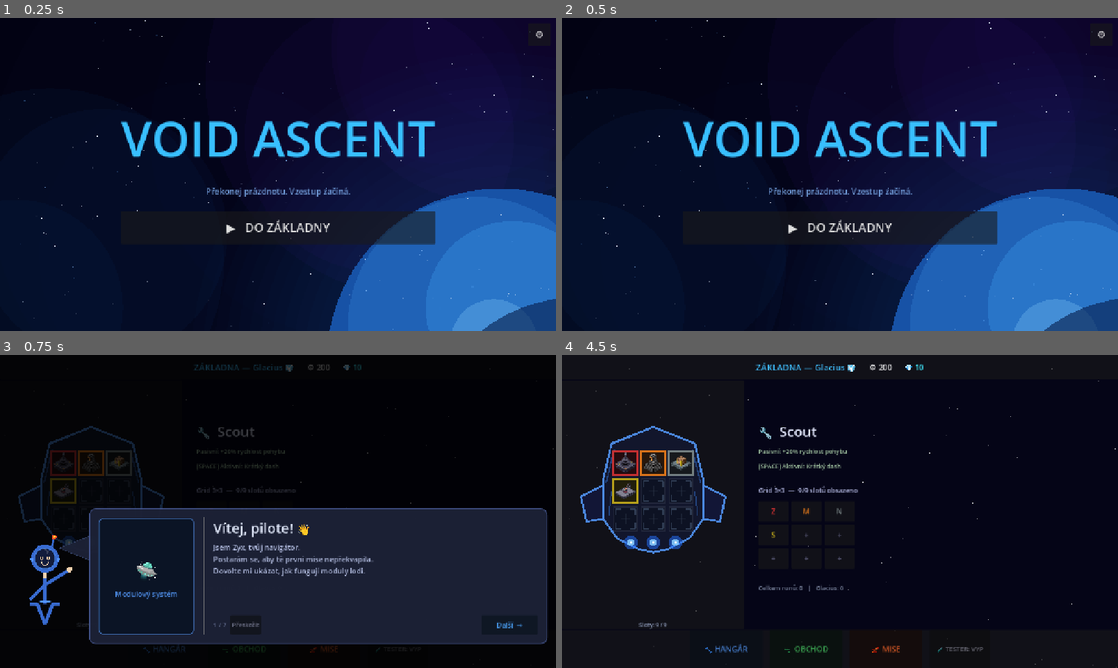
Above: before the commit, frames 1-4 (two rows, left to right).
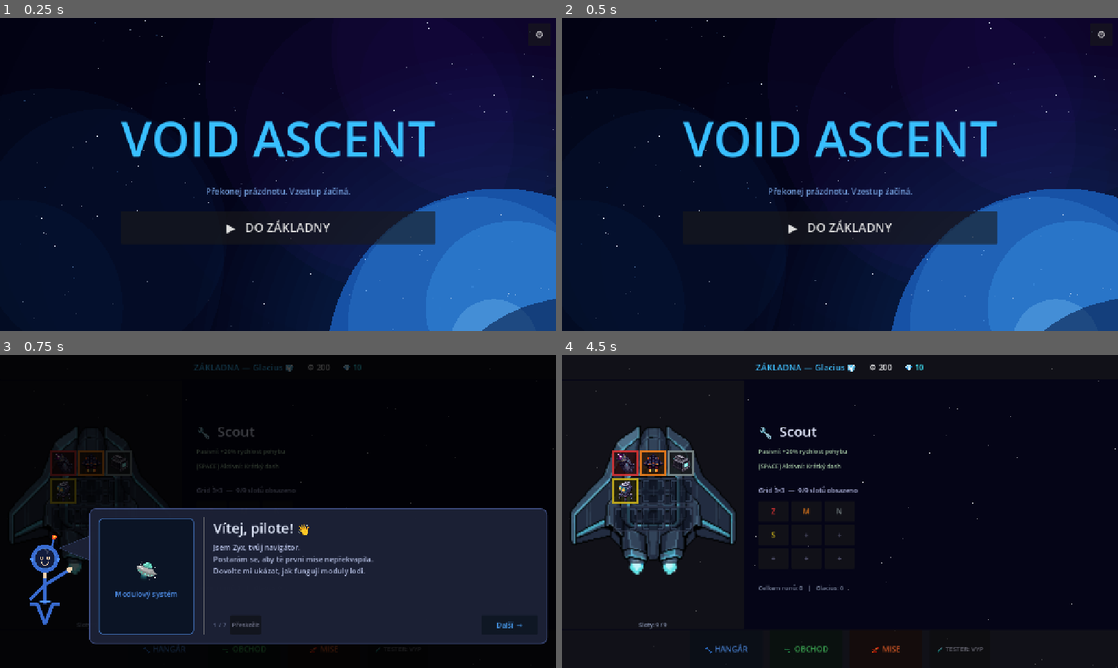
Above: after the commit, the same moments.

Repository: goldy714/Voidascend
Game: Godot game, scene res://scenes/main_menu.tscn
Two runs of this game, one before a commit and one after it. Both use one fixed random seed, a clock stepped at 60 frames per second and the inputs below.
Inputs:
- Up to frame 1 (0.25 s): no input
- Up to frame 2 (0.5 s): no input
- Up to frame 3 (0.75 s): click "▶ DO ZÁKLADNY" at 0.5 s
- Up to frame 4 (4.5 s): click "🔧 HANGÁR" at 1.25 s; click "🛒 OBCHOD" at 2 s; click "🚀 MISE" at 2.75 s; click "🧪 TESTER: VYP" at 3.5 s; click "Přeskočit" at 4.25 s

Frames 1-2 are identical in both runs. In frame 3, 0.9% of the frame differs, in the area x 1-30%, y 22-71%; in frame 4, 4.3%, in the area x 1-32%, y 22-71%.

Commit message:
Replace ship and module assets

Diff:
--- a/scripts/ship_draw.gd
+++ b/scripts/ship_draw.gd
@@ -5,8 +5,10 @@
 const SLOT_HALF: float = 8.5
 const MODULE_ART_SIZE: float = 16.0
 const MODULE_ART_DIR: String = "res://assets/modules"
+const SHIP_ART_DIR: String = "res://assets/ships"
 
 static var _module_art_cache: Dictionary = {}
+static var _ship_art_cache: Dictionary = {}
 
 # ── Public API ────────────────────────────────────────────────────────────────
 
@@ -65,7 +67,17 @@
 		"destroyer": _draw_hull_destroyer(canvas)
 		_:           _draw_hull_scout(canvas)
 
+static func _draw_ship_art(canvas: CanvasItem, ship_id: String) -> bool:
+	var texture: Texture2D = _get_ship_art(ship_id)
+	if texture == null:
+		return false
+	var texture_size: Vector2 = texture.get_size()
+	canvas.draw_texture_rect(texture, Rect2(texture_size * -0.5, texture_size), false)
+	return true
+
 static func _draw_hull_scout(canvas: CanvasItem) -> void:
+	if _draw_ship_art(canvas, "scout"):
+		return
 	var fill   := Color(0.07, 0.09, 0.18, 0.93)
 	var line   := Color(0.30, 0.55, 0.90, 0.95)
 	var accent := Color(0.18, 0.38, 0.70, 0.60)
@@ -213,21 +225,80 @@
 
 # ── Module art textures ───────────────────────────────────────────────────────
 
-static func _get_module_art(module_id: String) -> Texture2D:
-	if _module_art_cache.has(module_id):
-		return _module_art_cache[module_id] as Texture2D
-
-	var path: String = "%s/%s.png" % [MODULE_ART_DIR, module_id]
+static func _get_ship_art(ship_id: String) -> Texture2D:
+	var path: String = "%s/ship_%s.png" % [SHIP_ART_DIR, ship_id]
+	if _ship_art_cache.has(path):
+		return _ship_art_cache[path] as Texture2D
+
 	var texture: Texture2D = null
 	if ResourceLoader.exists(path, "Texture2D"):
 		texture = load(path) as Texture2D
-	_module_art_cache[module_id] = texture
+	_ship_art_cache[path] = texture
 	return texture
 
-static func _draw_module_art(canvas: CanvasItem, pos: Vector2, texture: Texture2D) -> void:
+static func _get_module_art(module_id: String) -> Texture2D:
+	return _get_module_art_at_path("%s/%s.png" % [MODULE_ART_DIR, module_id])
+
+static func _get_module_layer_art(module_id: String, layer: String) -> Texture2D:
+	return _get_module_art_at_path("%s/%s_%s.png" % [MODULE_ART_DIR, module_id, layer])
+
+static func _get_module_art_at_path(path: String) -> Texture2D:
+	if _module_art_cache.has(path):
+		return _module_art_cache[path] as Texture2D
+
+	var texture: Texture2D = null
+	if ResourceLoader.exists(path, "Texture2D"):
+		texture = load(path) as Texture2D
+	_module_art_cache[path] = texture
+	return texture
+
+static func _draw_module_art(canvas: CanvasItem, pos: Vector2,
+		texture: Texture2D, rotation: float = 0.0) -> void:
 	var half: float = MODULE_ART_SIZE * 0.5
-	var rect := Rect2(pos - Vector2(half, half), Vector2(MODULE_ART_SIZE, MODULE_ART_SIZE))
-	canvas.draw_texture_rect(texture, rect, false)
+	if is_zero_approx(rotation):
+		var rect := Rect2(pos - Vector2(half, half), Vector2(MODULE_ART_SIZE, MODULE_ART_SIZE))
+		canvas.draw_texture_rect(texture, rect, false)
+		return
+
+	var points := PackedVector2Array([
+		Vector2(-half, -half),
+		Vector2(half, -half),
+		Vector2(half, half),
+		Vector2(-half, half),
+	])
+	var transform := Transform2D(rotation, Vector2.ZERO)
+	for i: int in points.size():
+		points[i] = transform * points[i] + pos
+
+	var uvs := PackedVector2Array([
+		Vector2(0.0, 0.0),
+		Vector2(1.0, 0.0),
+		Vector2(1.0, 1.0),
+		Vector2(0.0, 1.0),
+	])
+	canvas.draw_polygon(points, PackedColorArray([
+		Color.WHITE,
+		Color.WHITE,
+		Color.WHITE,
+		Color.WHITE,
+	]), uvs, texture)
+
+static func _draw_layered_module_art(canvas: CanvasItem, pos: Vector2,
+		module_id: String, aim: Vector2) -> bool:
+	var base_texture: Texture2D = _get_module_layer_art(module_id, "base")
+	var top_texture: Texture2D = _get_module_layer_art(module_id, "top")
+	if base_texture == null and top_texture == null:
+		return false
+	if base_texture != null:
+		_draw_module_art(canvas, pos, base_texture)
+	if top_texture != null:
+		_draw_module_art(canvas, pos, top_texture, _module_top_rotation(aim))
+	return true
+
+static func _module_top_rotation(aim: Vector2) -> float:
+	if aim.length_squared() <= 0.0001:
+		return 0.0
+	return aim.normalized().angle() - Vector2.UP.angle()
 
 # ── Module dispatcher ─────────────────────────────────────────────────────────
 
@@ -236,6 +307,9 @@
 	var texture: Texture2D = _get_module_art(module_id)
 	if texture != null:
 		_draw_module_art(canvas, pos, texture)
+		return
+
+	if _draw_layered_module_art(canvas, pos, module_id, aim):
 		return
 
 	match module_id:
--- a/scripts/ship_hangar_view.gd
+++ b/scripts/ship_hangar_view.gd
@@ -9,7 +9,7 @@
 const MIN_SCALE: float = 2.8
 const FIT_MARGIN: Vector2 = Vector2(84.0, 120.0)
 const HULL_BOUNDS := {
-	"scout": Rect2(Vector2(-58.0, -64.0), Vector2(116.0, 124.0)),
+	"scout": Rect2(Vector2(-64.0, -64.0), Vector2(128.0, 128.0)),
 	"destroyer": Rect2(Vector2(-58.0, -66.0), Vector2(116.0, 130.0)),
 }
 
Binary file changed: assets/modules/advanced_engine.png
Binary file changed: assets/modules/basic_collector.png
Binary file changed: assets/modules/basic_engine.png
Binary file changed: assets/modules/basic_laser.png
Binary file changed: assets/modules/double_laser.png
Binary file changed: assets/modules/emp.png
Binary file changed: assets/modules/energy_shield.png
Binary file changed: assets/modules/fighter_drone.png
Binary file changed: assets/modules/ion_cannon.png
Binary file changed: assets/modules/ion_engine.png
Binary file changed: assets/modules/large_cargo.png
Binary file changed: assets/modules/magnet_collector.png
(and 10 more such lines)
